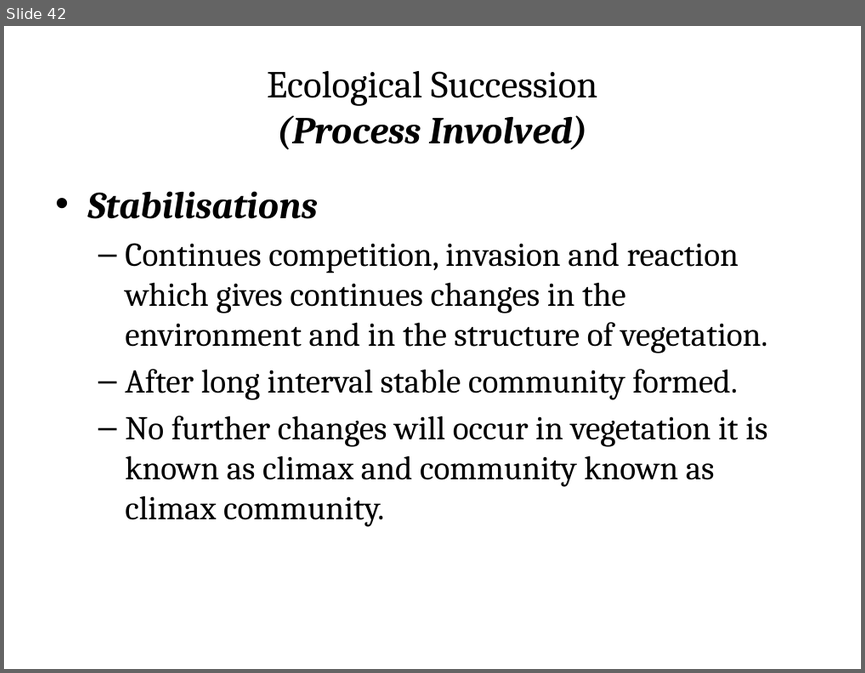
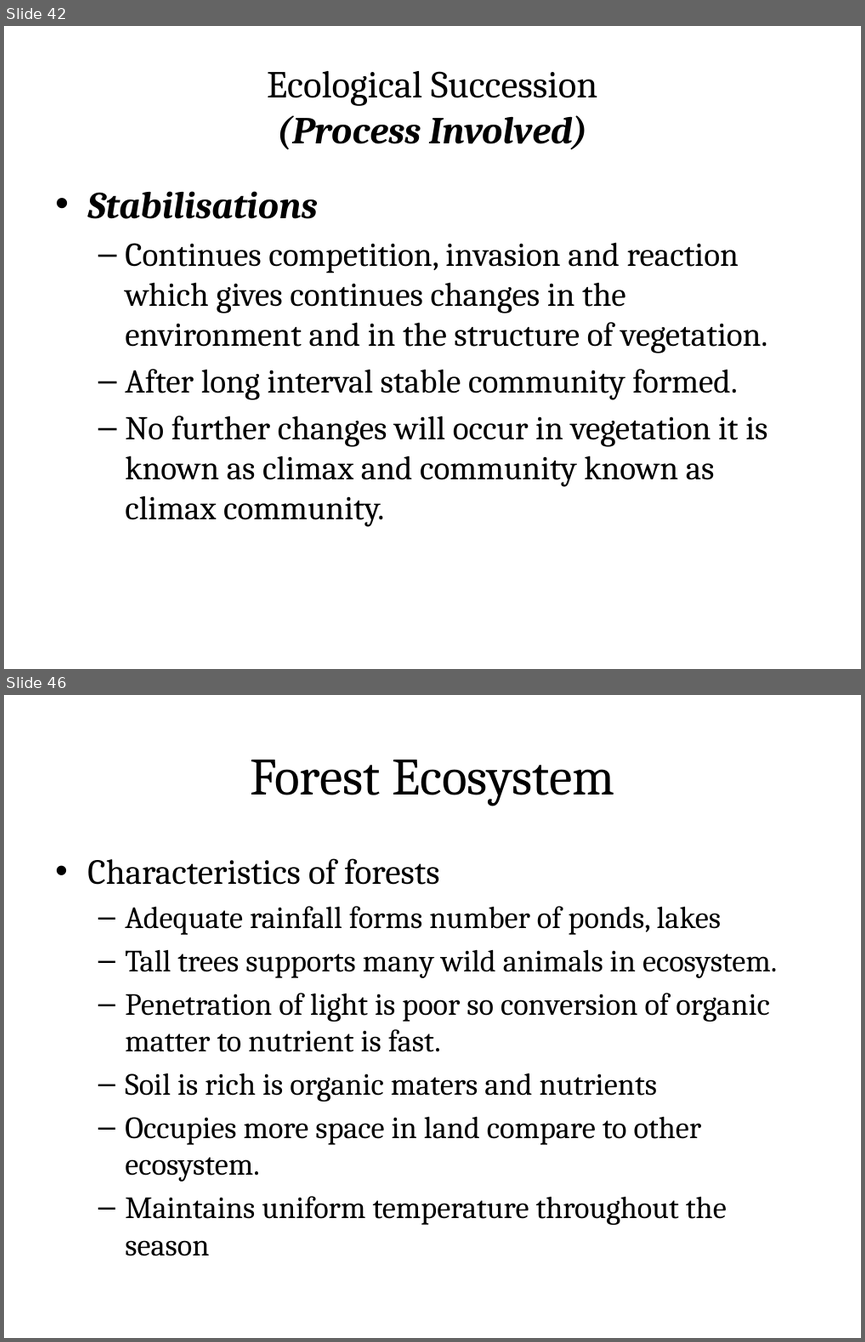
Before and after one commit to rajasekaran36/GE8291-Environmental-Science-and-Engineering, a slide deck: Slides/GE8291-U1.pptx. Shown one above the other, each under a label of ours: slide 42 before the commit, slides 42 and 46 after it; the slides between them are not shown. The pictures are 865x673 and 865x1342 pixels, drawn with LibreOffice and Linux fonts; fonts in the diff are those of the drawing. Boxes give left, top, right and bottom in pixels: in the first picture for what was removed or moved away, otherwise in the second. Text is boxed around its words. In the diff, an @@ line names an element or a change of style, - is before the commit and + after.

Commit message:
Last Update 21-12-2018 12:25:39.93

```diff
--- a/Slides/GE8291-U1.pptx
+++ b/Slides/GE8291-U1.pptx
@@ slide 46 added at [4,695,861,1338], background #FFFFFF @@
@@ title added at [46,721,818,828], fill gradient #DAFDA7 to #E4FCC2 to #F5FFE7, outline #98B955 0.75 pt, 44 pt, text #000000 @@
+Forest Ecosystem
@@ text added at [87,858,777,1256], 25.9 pt, text #000000 @@
+• Characteristics of forests
+  – Adequate rainfall forms number of ponds, lakes
+  – Tall trees supports many wild animals in ecosystem.
+  – Penetration of light is poor so conversion of organic matter to nutrient is fast.
+  – Soil is rich is organic maters and nutrients
+  – Occupies more space in land compare to other ecosystem.
+  – Maintains uniform temperature throughout the season
```
Also in this commit, not shown: 1 slide changed, 15 other slides added.
